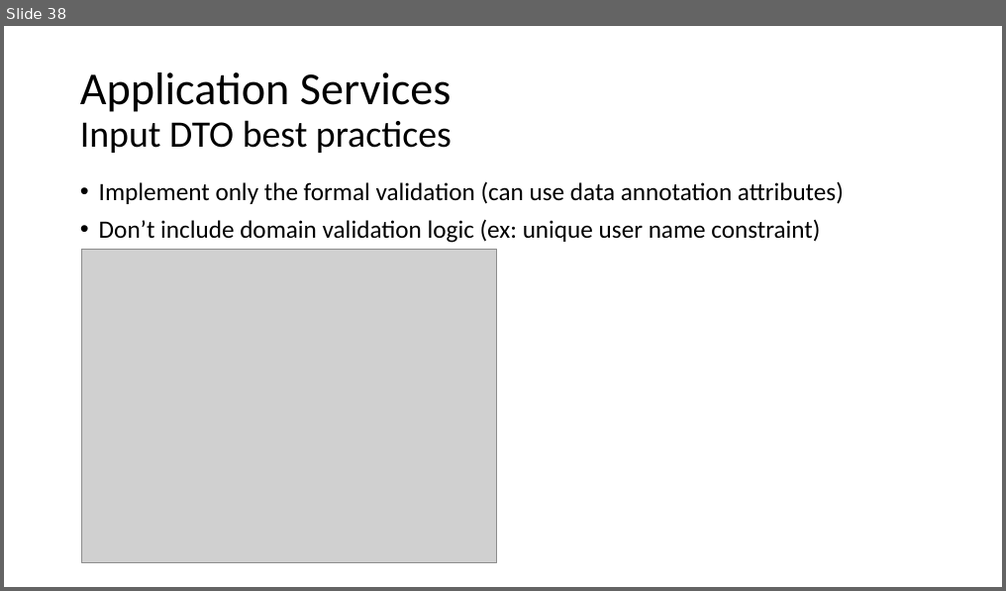
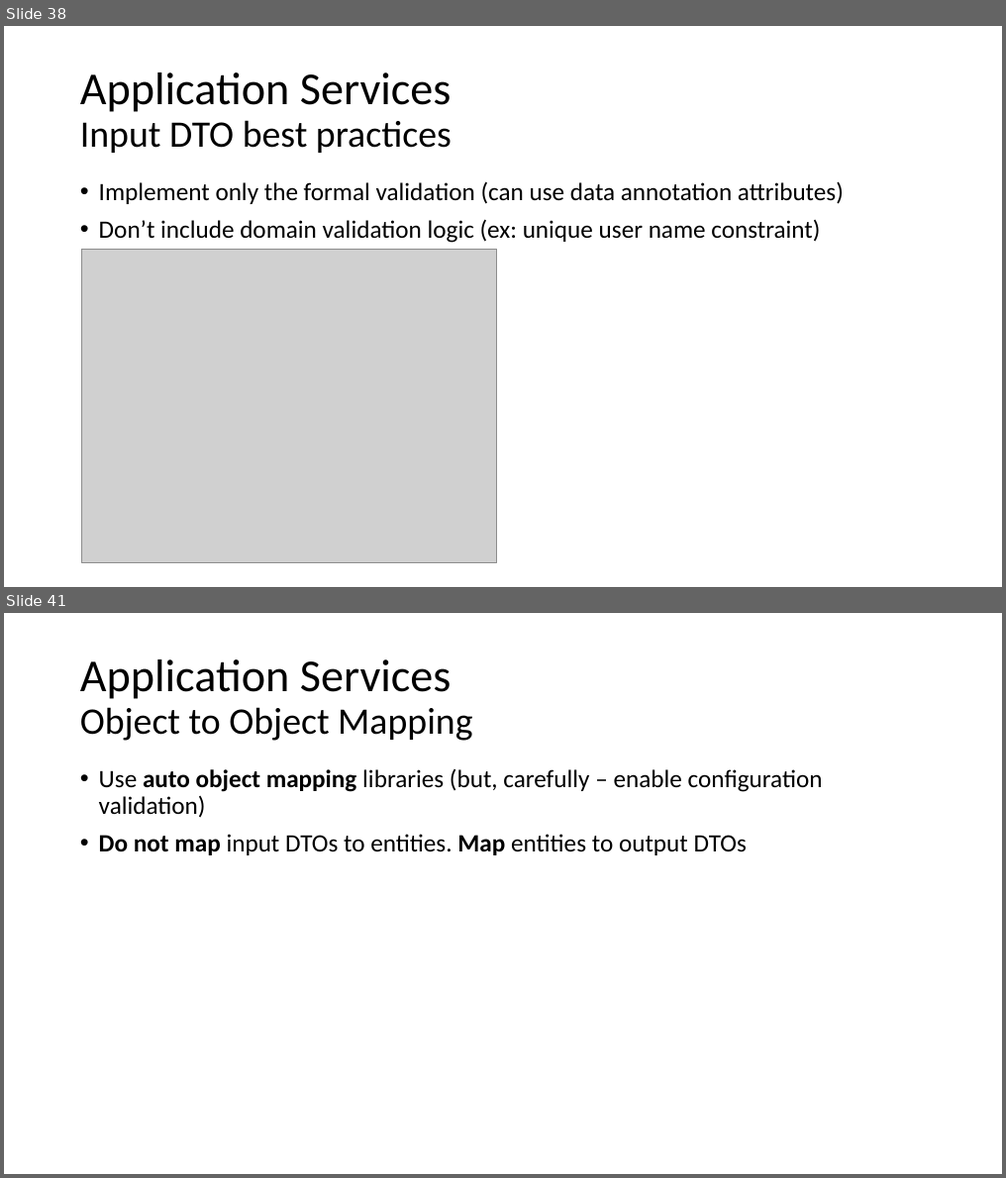
Before and after one commit to hikalkan/presentations, a slide deck: 2019-XX-XX Implementing DDD/Presentation.pptx. Shown one above the other, each under a label of ours: slide 38 before the commit, slides 38 and 41 after it; the slides between them are not shown. The pictures are 1006x591 and 1006x1178 pixels, drawn with LibreOffice and Linux fonts; fonts in the diff are those of the drawing; grey boxes stand for pictures. Boxes give left, top, right and bottom in pixels: in the first picture for what was removed or moved away, otherwise in the second. Text is boxed around its words. In the diff, an @@ line names an element or a change of style, - is before the commit and + after.

```diff
--- a/2019-XX-XX Implementing DDD/Presentation.pptx
+++ b/2019-XX-XX Implementing DDD/Presentation.pptx
@@ slide 41 added at (4,613,1002,1174), background #FFFFFF @@
@@ title added at (80,660,472,741), 36 pt, text #000000 @@
+Application Services
+Object to Object Mapping
@@ text added at (99,769,823,856), 24 pt, text #000000 @@
+• Use auto object mapping libraries (but, carefully – enable configuration validation)
+• Do not map input DTOs to entities. Map entities to output DTOs
```
Also in this commit, not shown: 2 slides changed, 5 other slides added, 1 other file.
